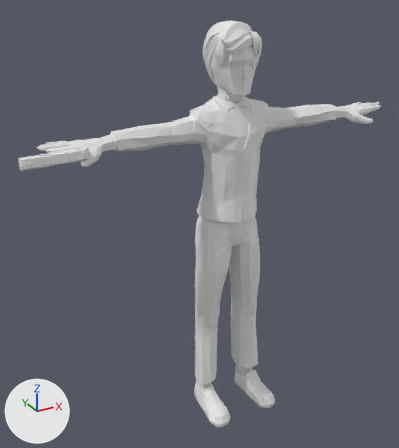
What one commit did to the glTF model public/models/people/male-d.glb.
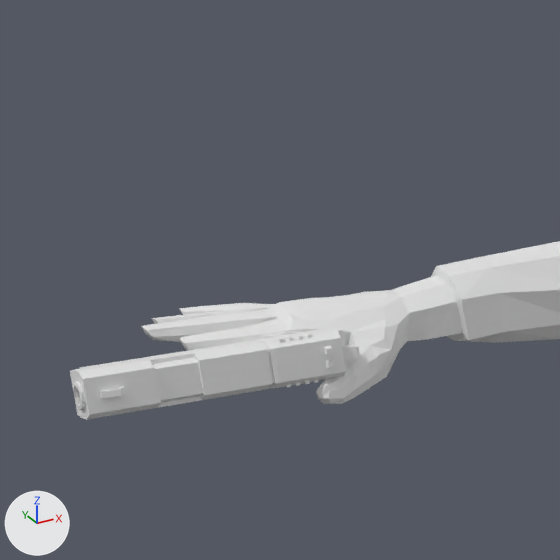
The first picture shows the older version from a 50 mm lens placed at (-1.254, -2.059, 2.001), pointed at (-0.133, -0.023, 0.983). The close-ups show the older and then the newer version on the part from 0% to 36% of the width and 14% to 46% of the height of that picture. Only the edits that show in the close-ups are written down. The lights are fixed; the arrows at lower left show +X, +Y and +Z. Vertices at exactly the same position are counted once.

In view in the first close-up: 'person'.
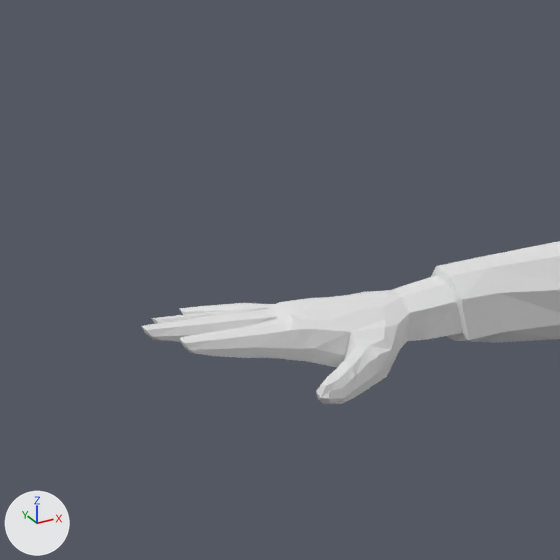
Boxes (x1, y1, x2, y2) around the edits, measured in the close-ups (560 x 560 px):
'person', reshaped: before (70, 241, 560, 420); after (141, 241, 560, 404)
part 1 of me_person, deleted: before (73, 331, 335, 410)
part 2 of me_person, cut back: before (70, 317, 369, 420); after (195, 317, 369, 390)

Diff of the bpy script that builds the scene:
```diff
--- a/public/models/people/male-d.glb.py
+++ b/public/models/people/male-d.glb.py
@@ me_person @@
 # used by ob_person; location = (0.0, 0.0, 0.0)
-me_person.from_pydata(...)  # 3953 vertices, 7594 faces; spans x -0.92..0.84, y -0.29..0.08, z 0.0..1.86
+me_person.from_pydata(...)  # 3375 vertices, 6558 faces; spans x -0.84..0.84, y -0.29..0.08, z 0.0..1.86
+# me_person part 1: 13 loose pieces with 195 vertices, spanning x -0.92..-0.69, y -0.21..-0.04, z 1.39..1.45, are deleted
+# me_person part 2: 13 vertices moved within x -0.78..-0.67, y -0.17..-0.03, z 1.41..1.45; 383 vertices removed from x -0.92..-0.66, y -0.21..-0.03, z 1.39..1.45
```
